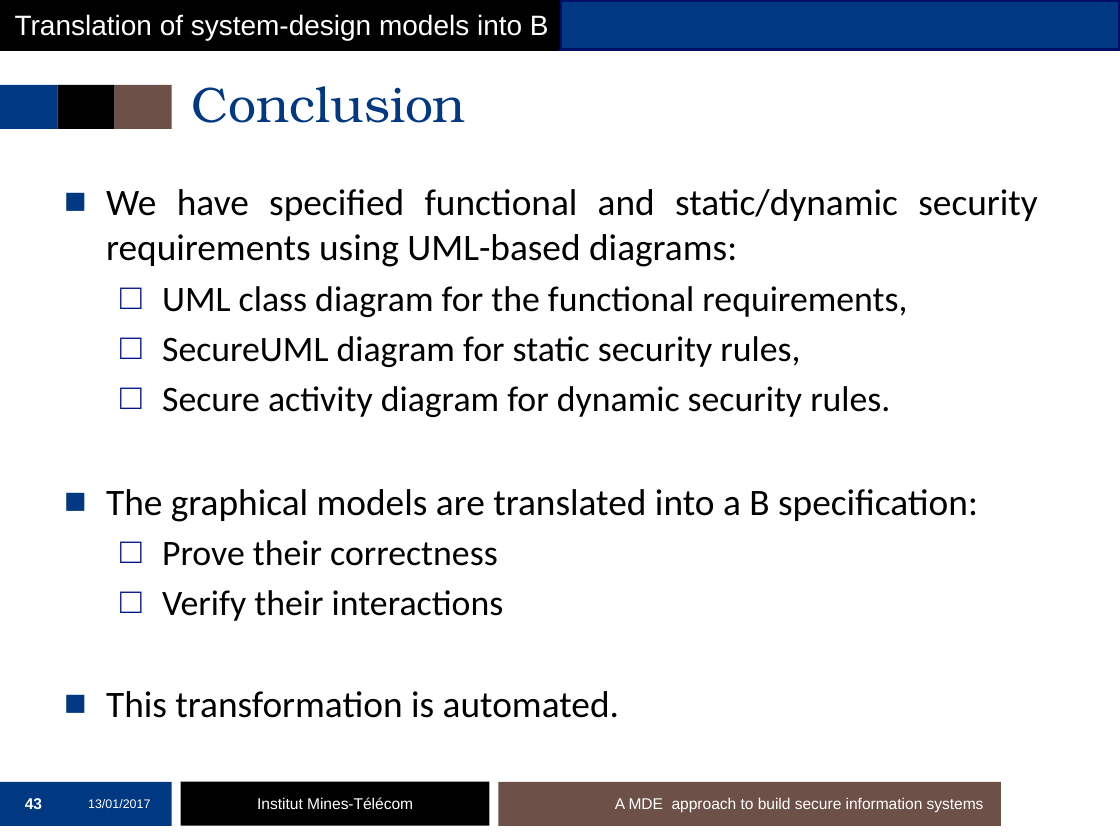
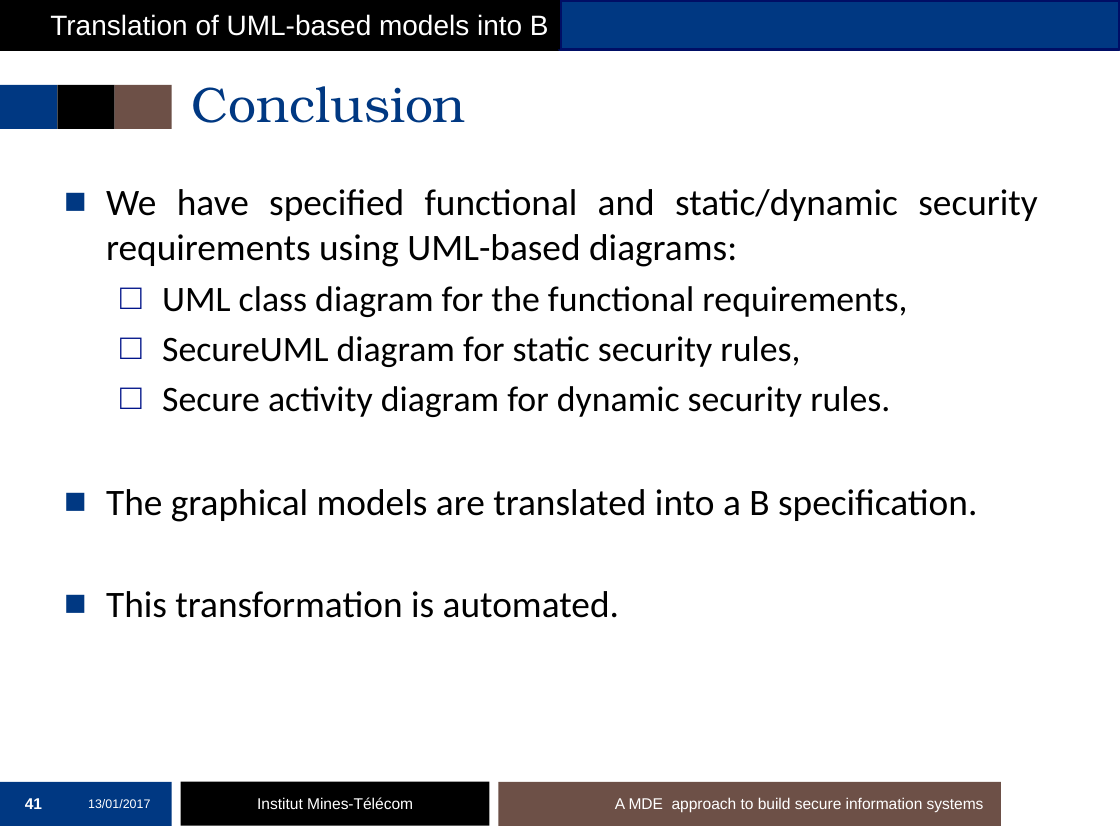
Before and after one commit to mai-ng/phdDefense, a slide deck: slide 41 of slides/presentation-defense.pptx (slide 43 before the commit). Drawn at 1120x840 pixels with LibreOffice and Linux fonts; fonts in the diff are those of the drawing; background and template pictures are left out. Boxes give left, top, right and bottom in pixels: in the first picture for what was removed or moved away, otherwise in the second. Text is boxed around its words. In the diff, an @@ line names an element or a change of style, - is before the commit and + after.

```diff
--- a/slides/presentation-defense.pptx
+++ b/slides/presentation-defense.pptx
@@ text in rectangle at [50,14,549,36]: text changed @@
-Translation of system-design models into B
+Translation of UML-based models into B
@@ text at [106,489,977,522]: text changed @@
-■ The graphical models are translated into a B specification:
-  □ Prove their correctness
-  □ Verify their interactions
+■ The graphical models are translated into a B specification.
@@ page number at [25,798,42,809]: text changed @@
-43
+41
```
Also in this commit, not shown: 48 other slides changed, 3 slides removed.
